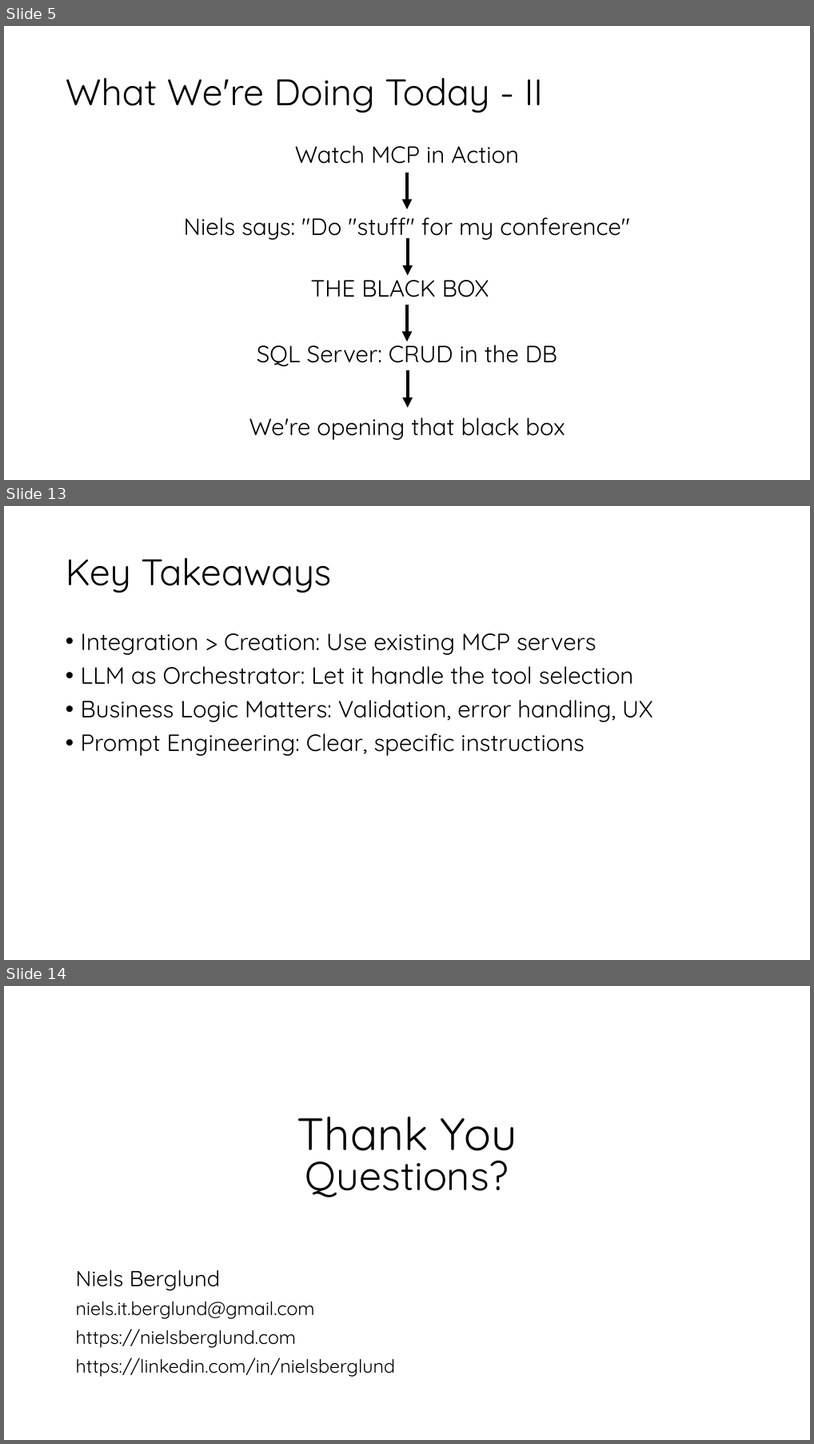
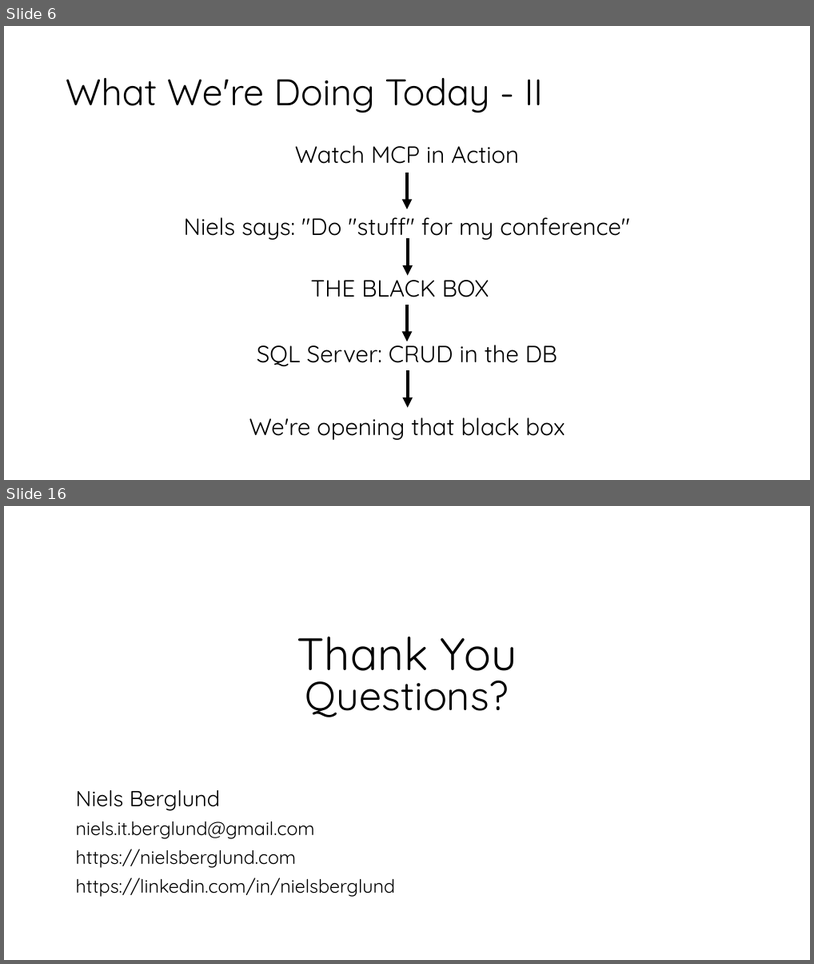
Before and after one commit to nielsberglund/presentations-2025, a slide deck: season-of-ai/mcp/deck/dotnet-mcp.pptx. Shown one above the other, each under a label of ours: slides 5, 13 and 14 before the commit, slides 6 and 16 after it; the slides between them are not shown. The pictures are 814x1444 and 814x964 pixels, drawn with LibreOffice and Linux fonts; fonts in the diff are those of the drawing; background and template pictures are left out. Boxes give left, top, right and bottom in pixels: in the first picture for what was removed or moved away, otherwise in the second. Text is boxed around its words. In the diff, an @@ line names an element or a change of style, - is before the commit and + after.

```diff
--- a/season-of-ai/mcp/deck/dotnet-mcp.pptx
+++ b/season-of-ai/mcp/deck/dotnet-mcp.pptx
@@ slide 13 removed at [4,506,810,960], background picture (left out) @@
@@ title removed at [66,558,331,593] @@
-Key Takeaways
@@ text removed at [81,633,653,756] @@
-• Integration > Creation: Use existing MCP servers
-• LLM as Orchestrator: Let it handle the tool selection
-• Business Logic Matters: Validation, error handling, UX
-• Prompt Engineering: Clear, specific instructions
@@ what was slide 5 is now slide 6 @@
@@ what was slide 14 is now slide 16 @@
```
Also in this commit, not shown: 4 slides changed, 7 slides added, 4 other slides removed, 3 other files.
